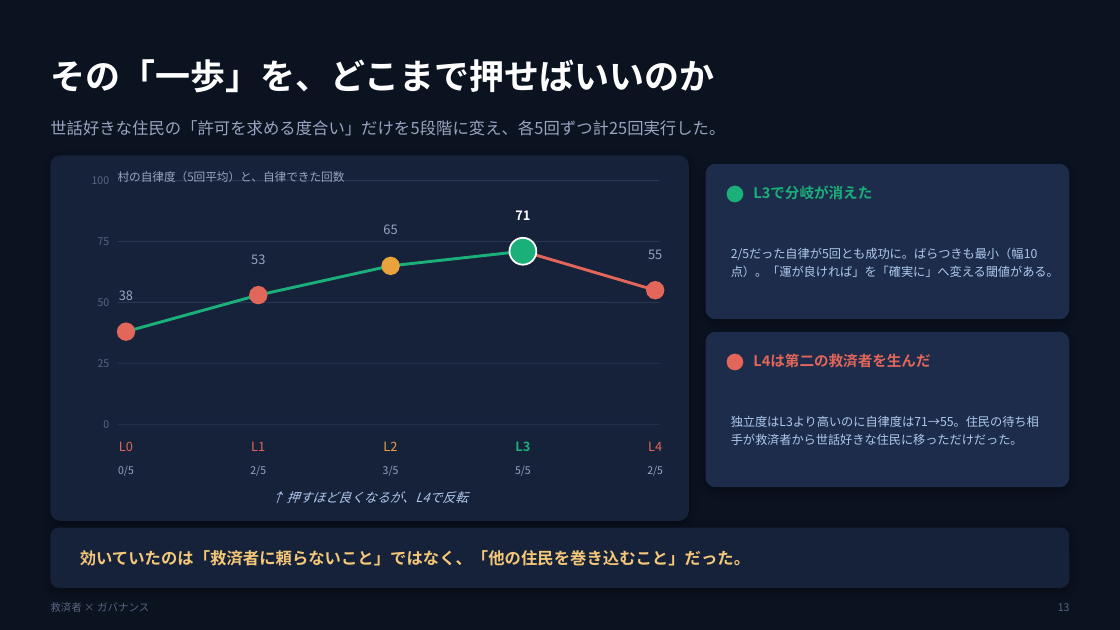
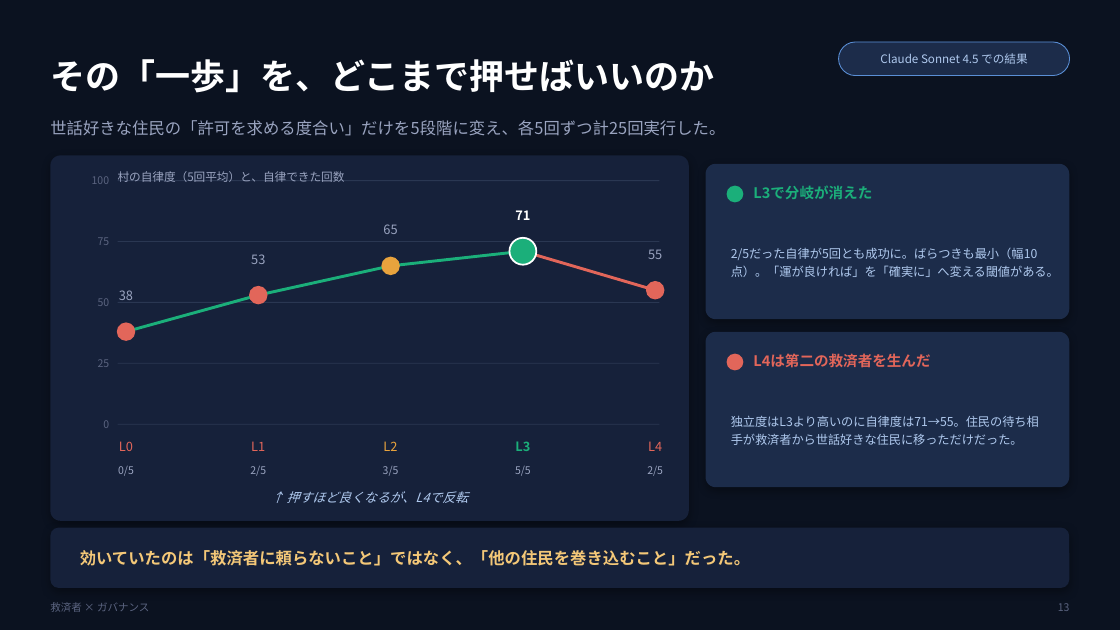
Before and after one commit to sakurako-cottoncandy/beyond-the-savior, a slide deck: slide 13 of docs/Beyond_the_Savior.pptx. Drawn at 1120x630 pixels with LibreOffice and Linux fonts; fonts in the diff are those of the drawing. Boxes give left, top, right and bottom in pixels: in the first picture for what was removed or moved away, otherwise in the second. Text is boxed around its words. In the diff, an @@ line names an element or a change of style, - is before the commit and + after.

Commit message:
Opus 5で追試：分岐現象は再現、介入の効果は再現せず
これまでの結果はすべてSonnet 4.5で得たものだったため、
「1つのモデルの癖ではないか」という疑いを検証した。
生成モデルだけをOpus 5に変え、採点する審査役はSonnet 4.5のまま固定
（両方変えると村人の変化と採点基準の変化が区別できなくなるため）。
L1/L3/L4を各8回＝計24回。

結果:
- 閾値の効果(L1<L3)は再現せず。Sonnetで+18.0だった差がOpus 5では-1.2、
  標準誤差の0.19倍で効果はゼロと言ってよい
- 「第二の救済者」による反転(L3>L4)は5指標すべて同じ向きに動いたが、
  ばらつきに対して差が小さく、n=8では偶然と区別できない
- 一方、分岐という現象自体は強く再現した。24回中23回が両端の塊に落ち、
  中間の値はわずか1回だけ（Sonnetでも25回中22回が両端）

構造（2つの引き込み先がある）は頑健で、テコ（何を変えれば動くか）は脆かった。
Opus 5の村人は与えた口癖の枠を超えて即興するため、設定の指定が
行動を決める力が弱いと考えられる。

- llm_client.py に model/effort 引数を追加。役割ごとにモデルを分けられるように
- simulate.py に --model/--effort、score.py に --model-tag を追加
  （--model-tag はファイル名の特定にのみ使い、審査役は常に既定モデル）
- 安全性フィルタによるrefusalを検知して記録するガードを追加
- RESULTS.mdに追試の節を追加し、再現しなかった主張はSonnet限定と明記
- スライドを19枚に拡張（追試スライドを新設、閾値スライドにモデル名を明示）

```diff
--- a/docs/Beyond_the_Savior.pptx
+++ b/docs/Beyond_the_Savior.pptx
@@ rounded rectangle added at [839,42,1070,76], fill #1C2C4A, outline #5A8FD6 0.75 pt @@
@@ text added at [880,53,1028,64], 10 pt, text #AFC9EE @@
+Claude Sonnet 4.5 での結果
```
Also in this commit, not shown: 5 other slides changed, 1 slide added, 56 other files.
